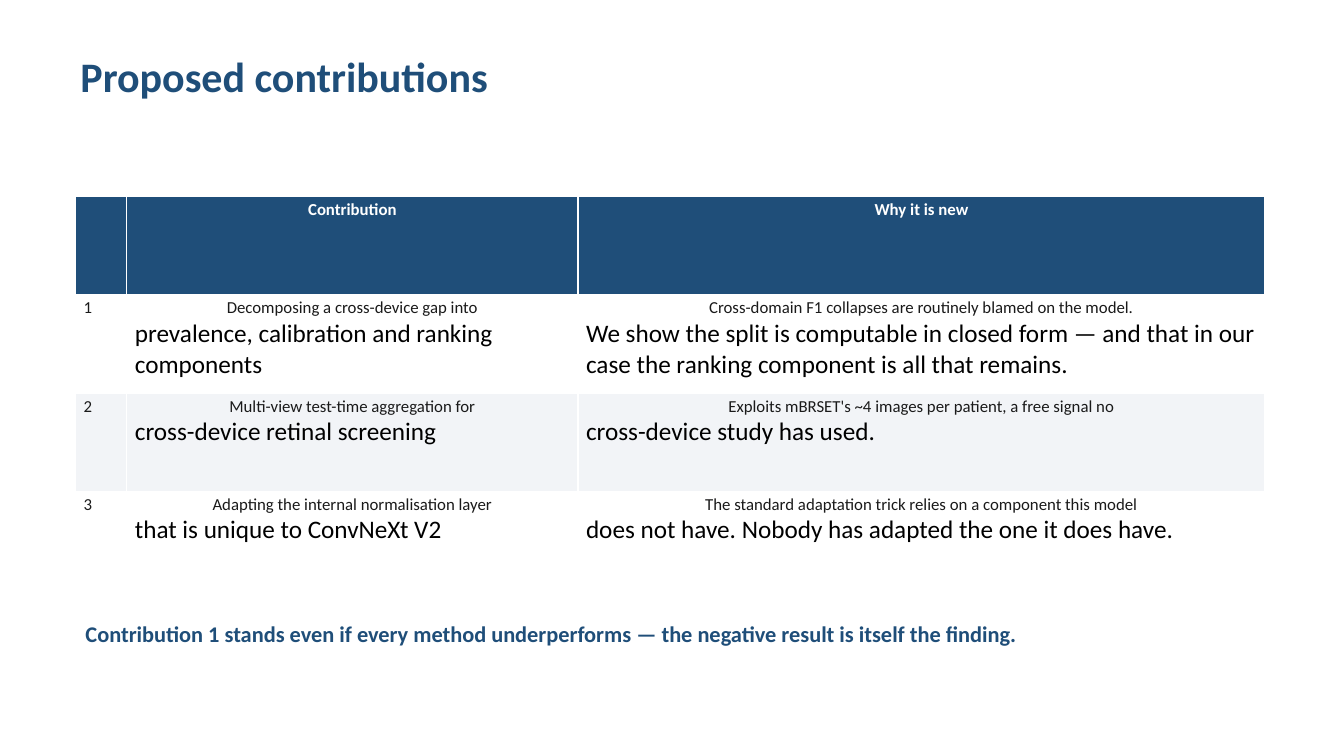
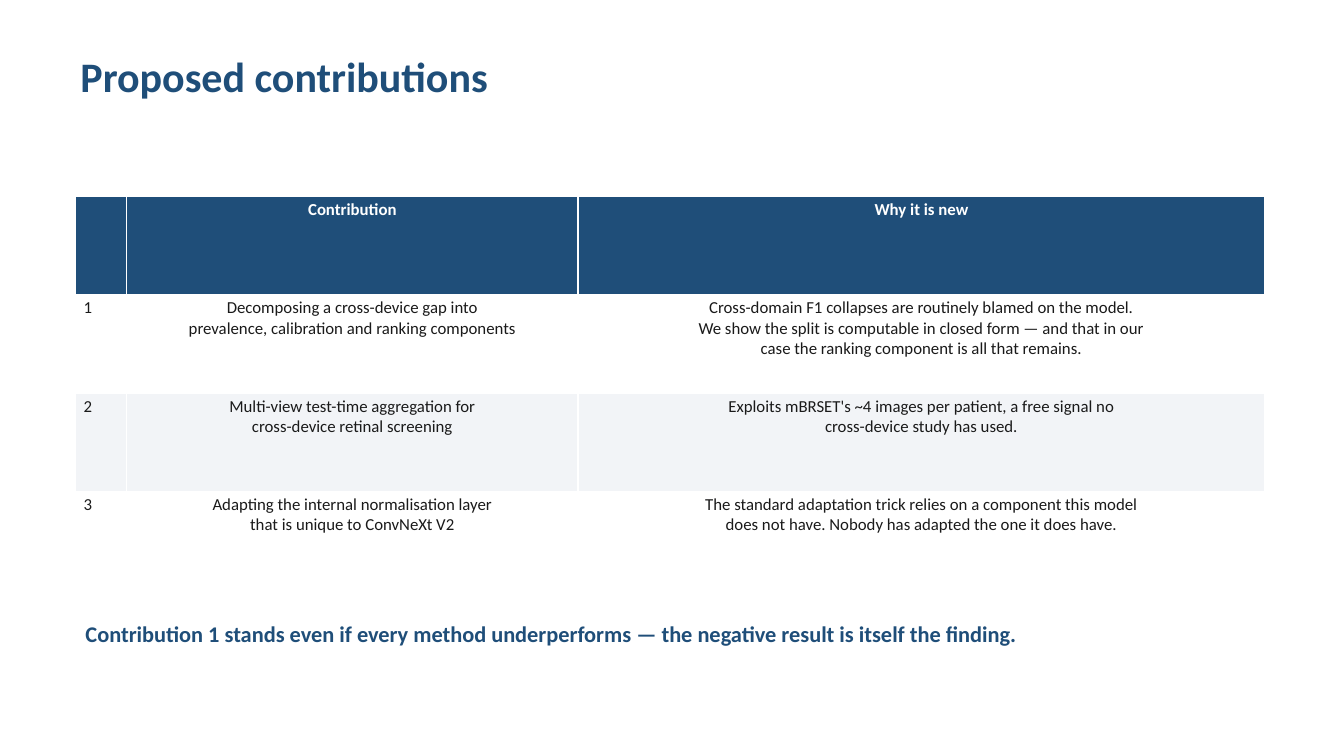
Before and after one commit to Sahith59/brset-convnextv2, a slide deck: slide 12 of presentation/BRSET_ConvNeXtV2_Progress.pptx. Drawn at 1344x756 pixels with LibreOffice and Linux fonts; fonts in the diff are those of the drawing. Boxes give left, top, right and bottom in pixels: in the first picture for what was removed or moved away, otherwise in the second. Text is boxed around its words. In the diff, an @@ line names an element or a change of style, - is before the commit and + after.

```diff
--- a/presentation/BRSET_ConvNeXtV2_Progress.pptx
+++ b/presentation/BRSET_ConvNeXtV2_Progress.pptx
@@ table at (76, 197, 1266, 590) @@
@@ size 18 to 12 pt, text colour #000000 to #1A1A1A in "prevalence, calibration and ranking components", "We show the split is computable in ...", "case the ranking component is all that ...", "cross-device retinal screening" and 3 more places @@
@@ alignment left to centre @@
```
Also in this commit, not shown: 5 other slides changed, 1 other file.
